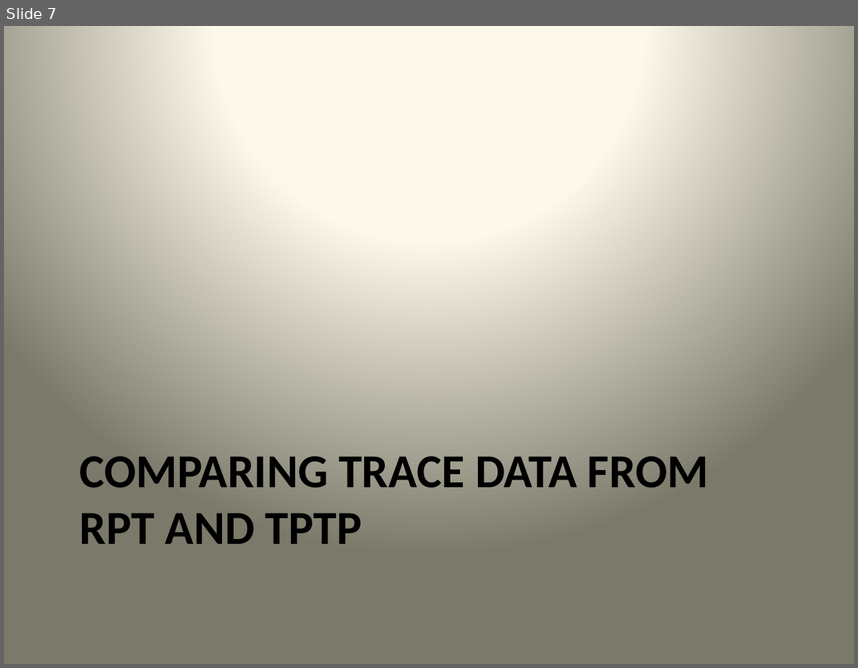
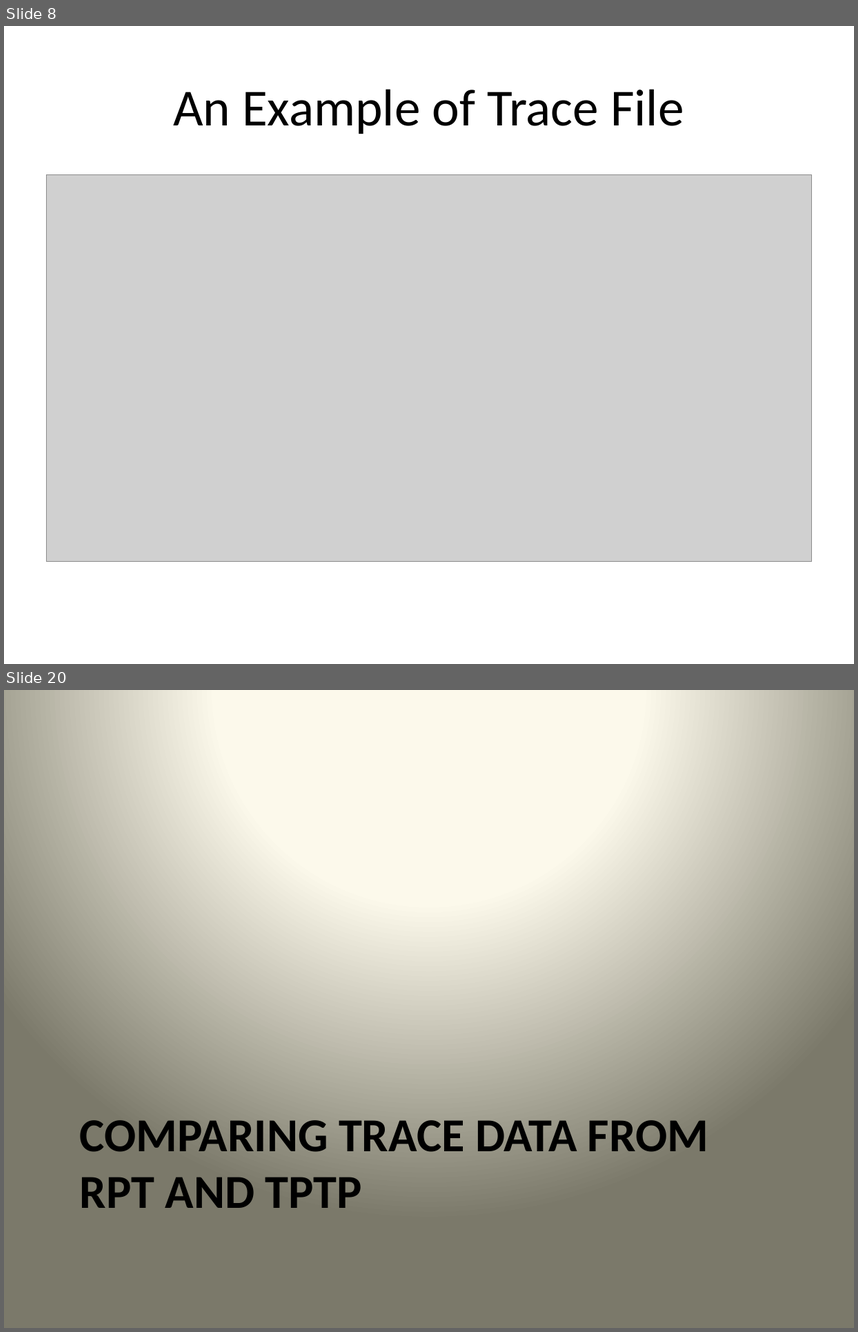
Before and after one commit to wsgan001/asegrp, a slide deck: papers/DRCPA/docs/PerfTest - Implementation.pptx. Shown one above the other, each under a label of ours: slide 7 before the commit, slides 8 and 20 after it; the slides between them are not shown. The pictures are 858x668 and 858x1332 pixels, drawn with LibreOffice and Linux fonts; fonts in the diff are those of the drawing; grey boxes stand for pictures. Boxes give left, top, right and bottom in pixels: in the first picture for what was removed or moved away, otherwise in the second. Text is boxed around its words. In the diff, an @@ line names an element or a change of style, - is before the commit and + after.

```diff
--- a/papers/DRCPA/docs/PerfTest - Implementation.pptx
+++ b/papers/DRCPA/docs/PerfTest - Implementation.pptx
@@ slide 8 added at <box>4,26,854,664</box>, background #FFFFFF @@
@@ title added at <box>173,89,684,134</box>, 44 pt, text #000000 @@
+An Example of Trace File
@@ picture added at <box>47,175,811,561</box> @@
@@ what was slide 7 is now slide 20 @@
```
Also in this commit, not shown: 5 slides changed, 13 other slides added, 1 slide removed, 3 other files.
